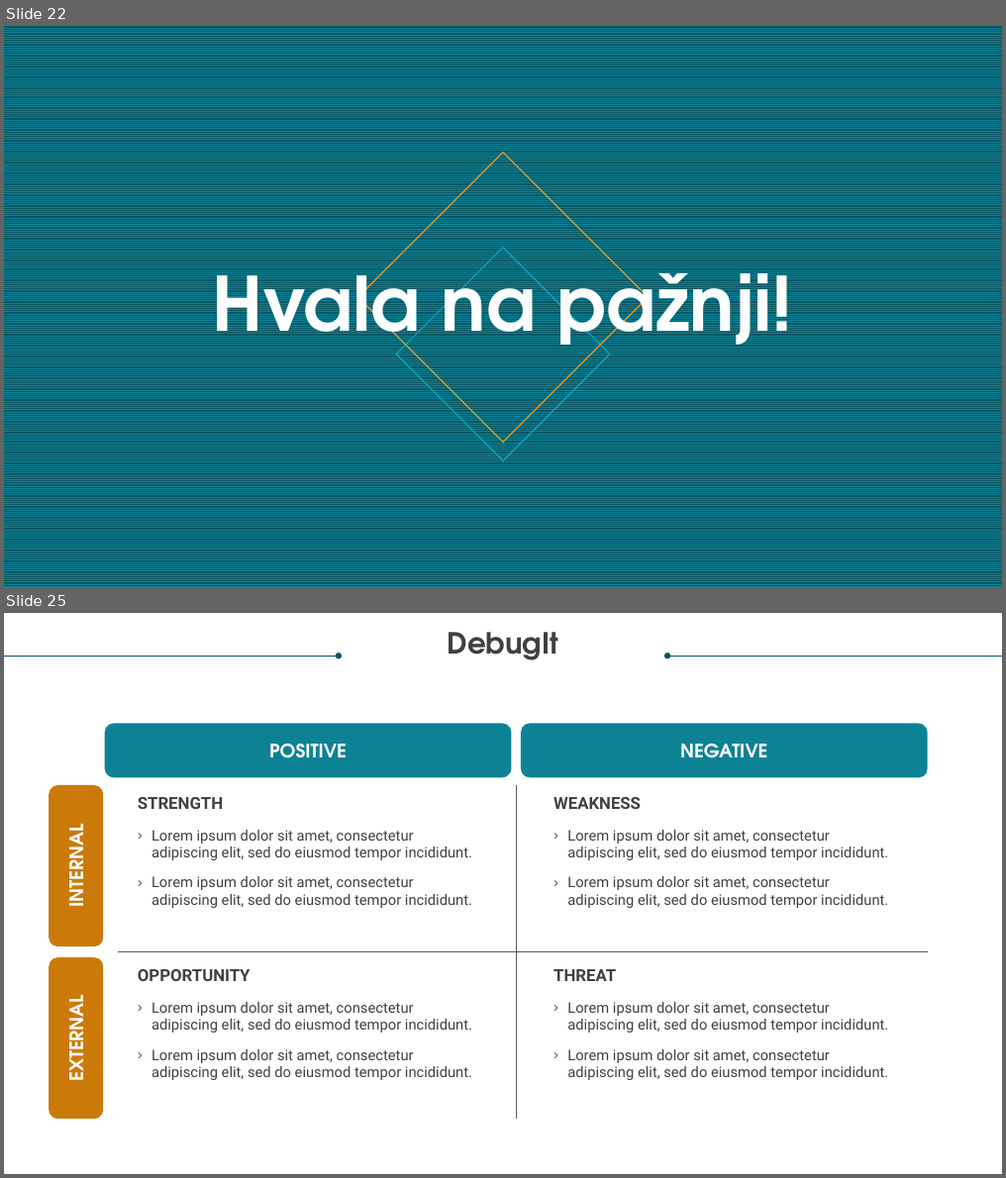
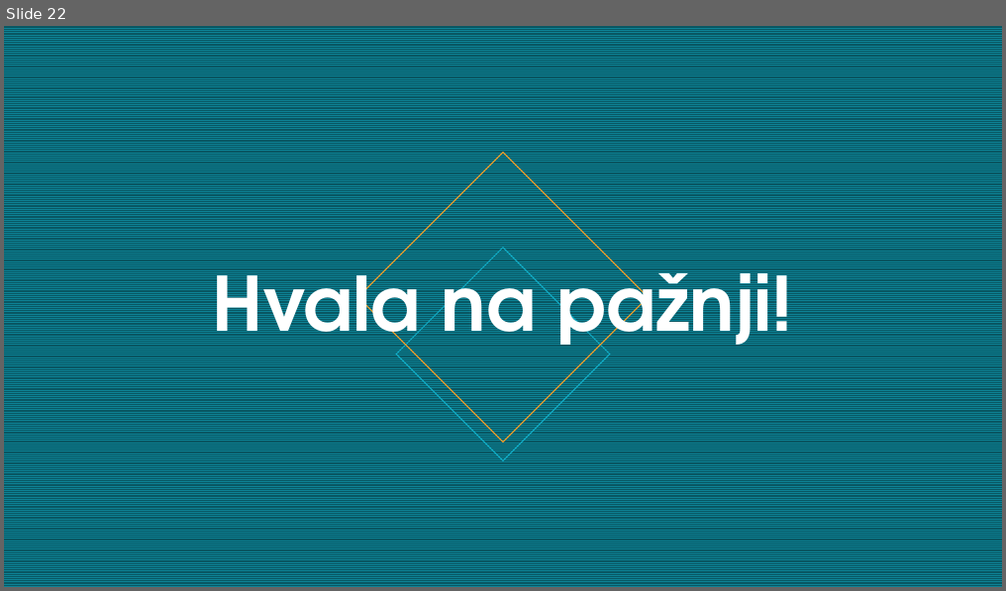
Before and after one commit to Nevenaa01/DebugIt, a slide deck: Nevena Gligorov diplomski prezentacija.pptx. Shown one above the other, each under a label of ours: slides 22 and 25 before the commit, slide 22 after it; the slides between them are not shown. The pictures are 1006x1178 and 1006x591 pixels, drawn with LibreOffice and Linux fonts; fonts in the diff are those of the drawing. Boxes give left, top, right and bottom in pixels: in the first picture for what was removed or moved away, otherwise in the second. Text is boxed around its words. In the diff, an @@ line names an element or a change of style, - is before the commit and + after.

```diff
--- a/Nevena Gligorov diplomski prezentacija.pptx
+++ b/Nevena Gligorov diplomski prezentacija.pptx
@@ slide 25 removed at [4,613,1002,1174], background #FFFFFF @@
@@ text removed at [448,632,559,661] @@
-DebugIt
@@ arrow removed from (4, 656) to (339, 656) @@
@@ arrow removed from (1002, 656) to (667, 656) @@
@@ rounded rectangle removed at [105,723,512,777] @@
-POSITIVE
@@ rounded rectangle removed at [521,723,927,777] @@
-NEGATIVE
@@ rounded rectangle removed at [49,785,103,948] @@
-INTERNAL
@@ line removed from (516, 785) to (516, 1119) @@
@@ text removed at [138,797,223,809] @@
-STRENGTH
@@ text removed at [553,797,641,809] @@
-WEAKNESS
@@ text removed at [152,830,472,908] @@
-› Lorem ipsum dolor sit amet, consectetur adipiscing elit, sed do eiusmod tempor incididunt.
-› Lorem ipsum dolor sit amet, consectetur adipiscing elit, sed do eiusmod tempor incididunt.
@@ text removed at [567,830,888,908] @@
-› Lorem ipsum dolor sit amet, consectetur adipiscing elit, sed do eiusmod tempor incididunt.
-› Lorem ipsum dolor sit amet, consectetur adipiscing elit, sed do eiusmod tempor incididunt.
@@ rounded rectangle removed at [49,958,103,1120] @@
-EXTERNAL
@@ line removed from (118, 953) to (928, 953) @@
@@ text removed at [138,969,251,981] @@
-OPPORTUNITY
@@ text removed at [553,969,616,981] @@
-THREAT
@@ text removed at [152,1002,472,1080] @@
-› Lorem ipsum dolor sit amet, consectetur adipiscing elit, sed do eiusmod tempor incididunt.
-› Lorem ipsum dolor sit amet, consectetur adipiscing elit, sed do eiusmod tempor incididunt.
@@ text removed at [567,1002,888,1080] @@
-› Lorem ipsum dolor sit amet, consectetur adipiscing elit, sed do eiusmod tempor incididunt.
-› Lorem ipsum dolor sit amet, consectetur adipiscing elit, sed do eiusmod tempor incididunt.
```
Also in this commit, not shown: 5 slides changed, 4 other slides removed, 1 other file.
